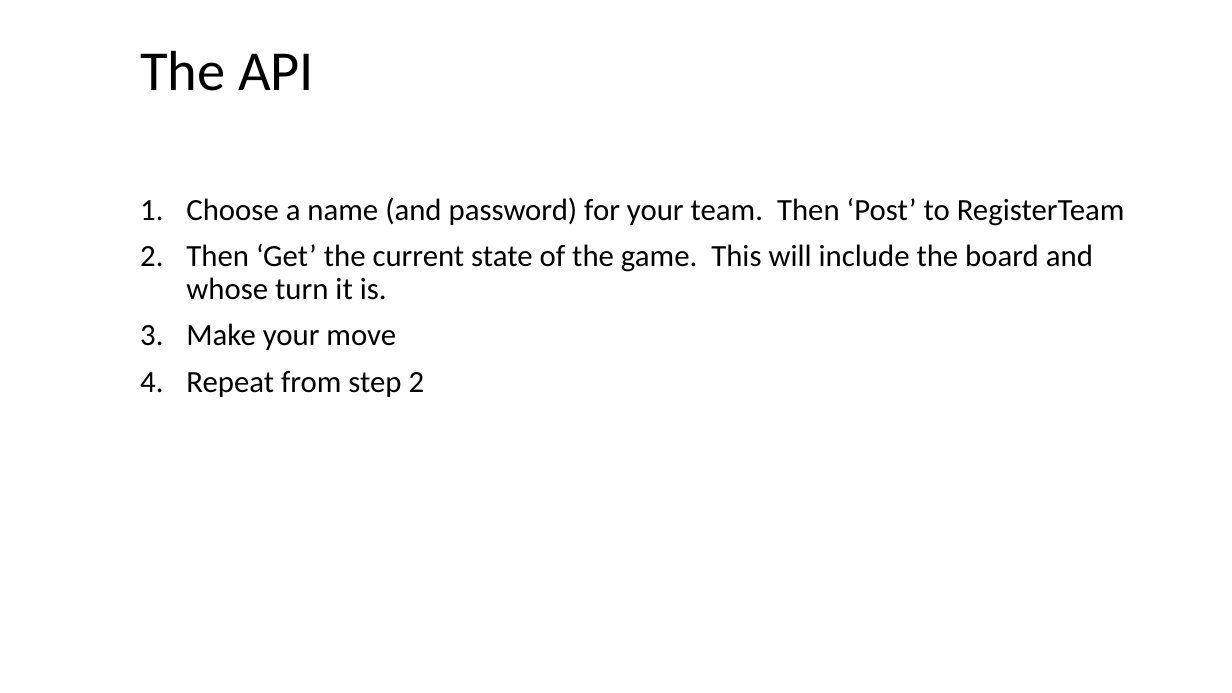
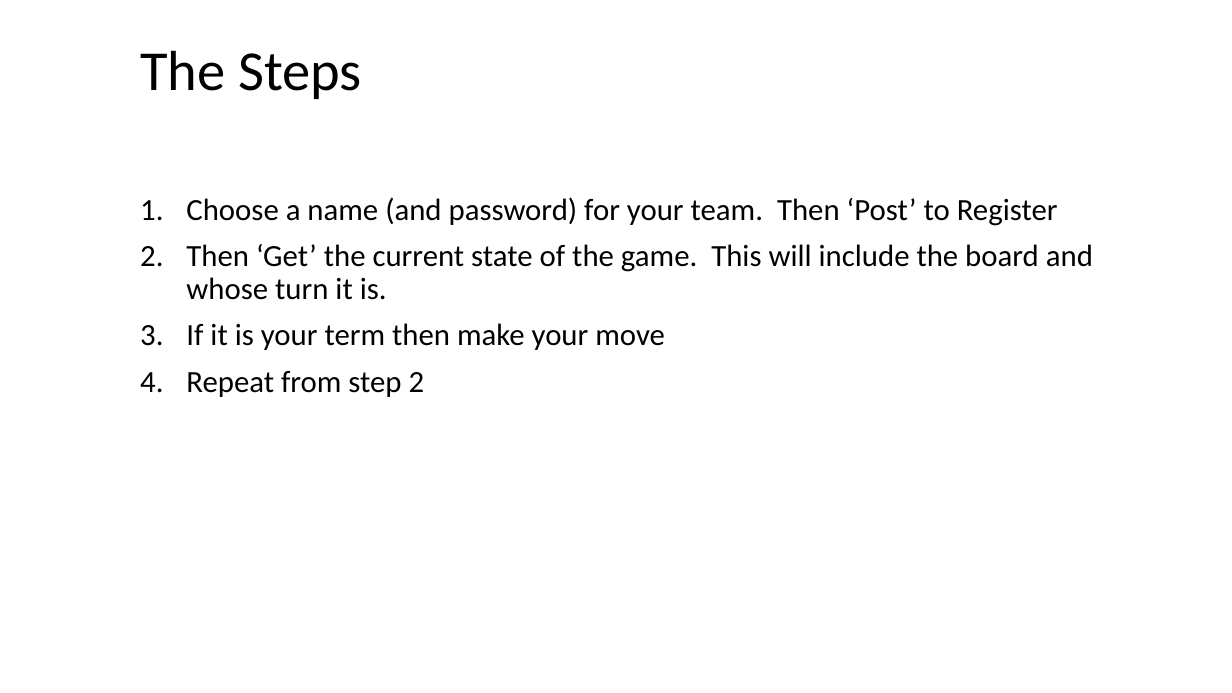
Before and after one commit to YorkCodeDojo/Connect4, a slide deck: slide 4 of Connect4.pptx. Drawn at 1232x693 pixels with LibreOffice and Linux fonts; fonts in the diff are those of the drawing; background and template pictures are left out. Boxes give left, top, right and bottom in pixels: in the first picture for what was removed or moved away, otherwise in the second. Text is boxed around its words. In the diff, an @@ line names an element or a change of style, - is before the commit and + after.

```diff
--- a/Connect4.pptx
+++ b/Connect4.pptx
@@ title at <box>140,50,362,99</box>: text changed @@
-The API
+The Steps
@@ text at <box>186,197,1058,226</box>: text changed @@
-  1. Choose a name (and password) for your team. Then ‘Post’ to RegisterTeam
+  1. Choose a name (and password) for your team. Then ‘Post’ to Register
@@ text at <box>186,323,665,350</box>: text changed @@
-  3. Make your move
+  3. If it is your term then make your move
```
Also in this commit, not shown: 3 other slides changed, 8 slides added, 6 other files.
